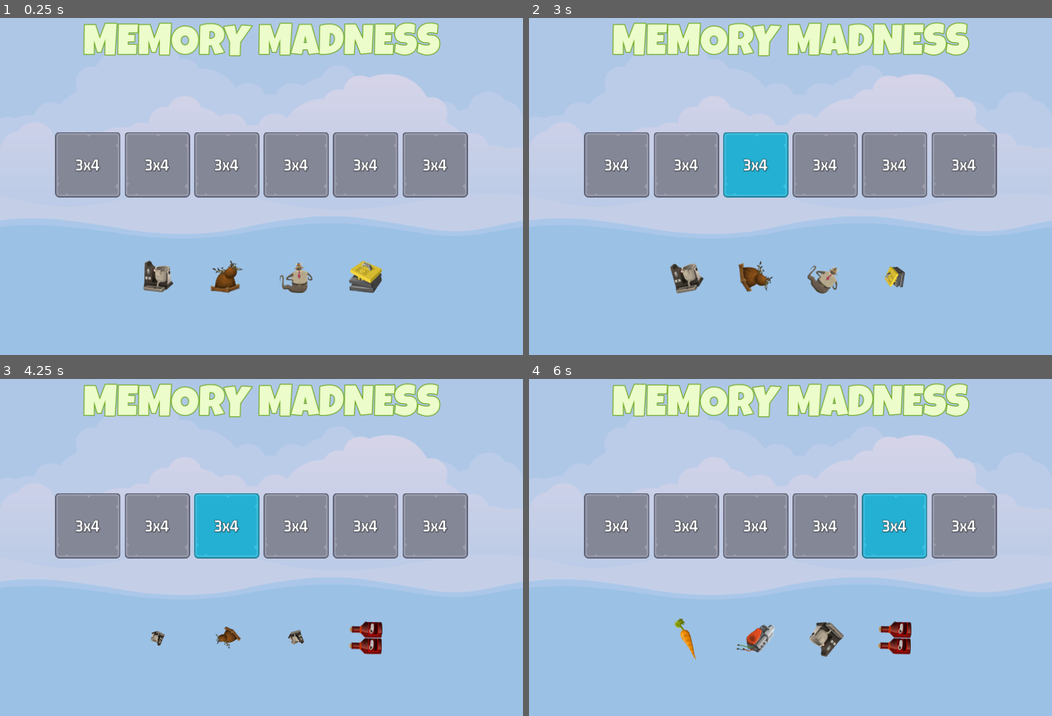
Above: before the commit, frames 1-4 (two rows, left to right).
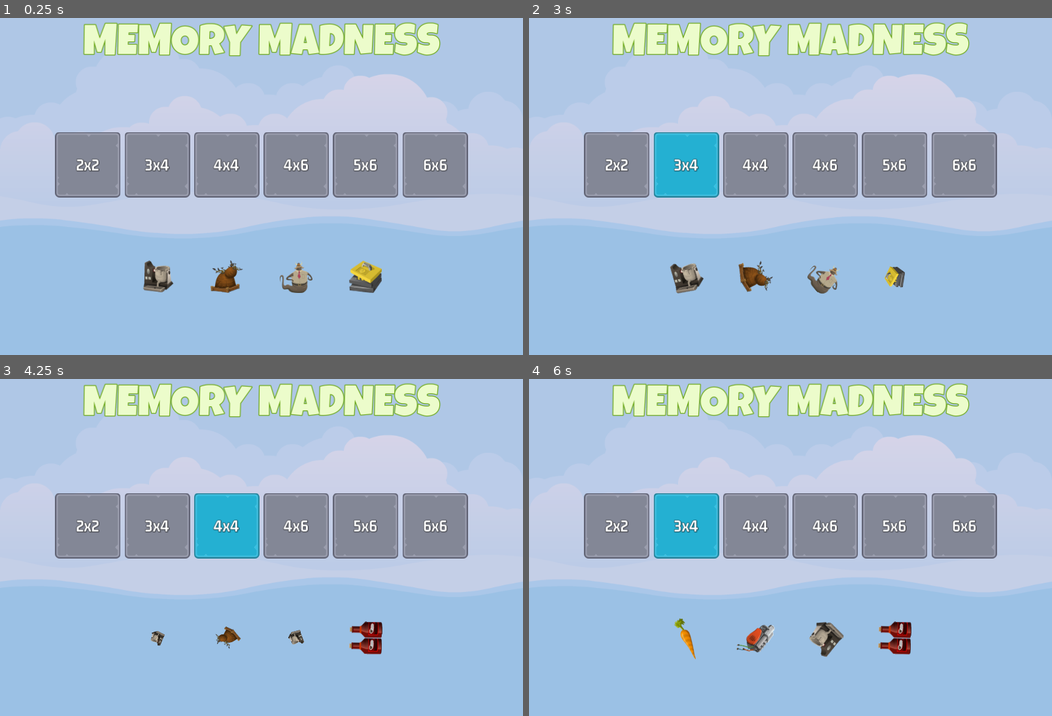
Above: after the commit, the same moments.

Repository: dizuane/godot-memory-madness
Game: Godot game, scene res://master_scene/master_scene.tscn
Same seed, same stepped clock (60 frames per second), same inputs: the game is played once before the commit and once after it.
Inputs (mouse positions are in pixels of both pictures, inside the frame that each line leads up to):
- Up to frame 1 (0.25 s): no input
- Up to frame 2 (3 s): click "3x4" at 0.5 s; click "3x4" (after the commit: "2x2") at 1.25 s; click "3x4" at 2 s; click "3x4" at 2.75 s
- Up to frame 3 (4.25 s): click (224, 527) at 3.5 s, where only the run after the commit has a clickable "4x4"
- Up to frame 4 (6 s): click "3x4" at 4.25 s; click (827, 527) at 5 s, where only the run after the commit has a clickable "4x6"; click "3x4" at 5.75 s

The runs differ from the first frame. In frame 1, 0.4% of the frame differs, in the area x 14-86%, y 41-46%; in frame 2, 5.1%; in frame 3, 0.5%; in frame 4, 5.1%, in the area x 14-86%, y 33-54%.

Commit message:
Setup game manager and sound manager

Diff:
--- a/level_button/level_button.gd
+++ b/level_button/level_button.gd
@@ -6,8 +6,13 @@
 var _level_number: int = 0
 
 func _ready():
-	label.text = "3x4"
+	pass
+
+func set_level_number(level_num: int) -> void:
+	_level_number = level_num
+	var l_data = GameManager.LEVELS[_level_number]
+	label.text = "%sx%s" % [ l_data.rows, l_data.cols ]
 
 
-func _process(delta):
-	pass
+func _on_pressed():
+	SoundManager.play_button_click(sound)
--- a/level_button/level_button.tscn
+++ b/level_button/level_button.tscn
@@ -37,3 +37,5 @@
 vertical_alignment = 1
 
 [node name="Sound" type="AudioStreamPlayer" parent="."]
+
+[connection signal="pressed" from="." to="." method="_on_pressed"]
--- /dev/null
+++ b/main_screen/main_screen.gd
@@ -0,0 +1,17 @@
+extends Control
+
+@export var level_button_scene: PackedScene
+
+@onready var hb_levels = $VB/HBLevels
+
+func _ready():
+	setup_grid()
+
+func create_level_button(ln: int) -> void:
+	var new_lb = level_button_scene.instantiate()
+	hb_levels.add_child(new_lb)
+	new_lb.set_level_number(ln)
+
+func setup_grid() -> void:
+	for level in GameManager.LEVELS:
+		create_level_button(level)
--- a/main_screen/main_screen.tscn
+++ b/main_screen/main_screen.tscn
@@ -1,6 +1,7 @@
-[gd_scene load_steps=5 format=3 uid="uid://tf4qgd3ma5st"]
+[gd_scene load_steps=6 format=3 uid="uid://tf4qgd3ma5st"]
 
 [ext_resource type="FontFile" uid="uid://c1spd1hq07gr6" path="res://assets/fonts/LuckiestGuy-Regular.ttf" id="1_6o4d6"]
+[ext_resource type="Script" path="res://main_screen/main_screen.gd" id="1_hpqna"]
 [ext_resource type="PackedScene" uid="uid://ptnffrtxc6gk" path="res://level_button/level_button.tscn" id="2_7uxkd"]
 [ext_resource type="PackedScene" uid="uid://c5ko5gijwhipd" path="res://front_sprite/front_sprite.tscn" id="2_nkvbq"]
 
@@ -18,6 +19,8 @@
 anchor_bottom = 1.0
 grow_horizontal = 2
 grow_vertical = 2
+script = ExtResource("1_hpqna")
+level_button_scene = ExtResource("2_7uxkd")
 
 [node name="ColorRect" type="ColorRect" parent="."]
 layout_mode = 1
@@ -56,24 +59,6 @@
 size_flags_horizontal = 4
 theme_override_constants/separation = 8
 
-[node name="LevelButton" parent="VB/HBLevels" instance=ExtResource("2_7uxkd")]
-layout_mode = 2
-
-[node name="LevelButton2" parent="VB/HBLevels" instance=ExtResource("2_7uxkd")]
-layout_mode = 2
-
-[node name="LevelButton3" parent="VB/HBLevels" instance=ExtResource("2_7uxkd")]
-layout_mode = 2
-
-[node name="LevelButton4" parent="VB/HBLevels" instance=ExtResource("2_7uxkd")]
-layout_mode = 2
-
-[node name="LevelButton5" parent="VB/HBLevels" instance=ExtResource("2_7uxkd")]
-layout_mode = 2
-
-[node name="LevelButton6" parent="VB/HBLevels" instance=ExtResource("2_7uxkd")]
-layout_mode = 2
-
 [node name="Spacer2" type="Control" parent="VB"]
 layout_mode = 2
 size_flags_vertical = 3
--- a/project.godot
+++ b/project.godot
@@ -18,6 +18,8 @@
 [autoload]
 
 ImageManager="*res://singletons/image_manager.gd"
+SoundManager="*res://singletons/sound_manager.gd"
+GameManager="*res://singletons/game_manager.gd"
 
 [display]
 
--- /dev/null
+++ b/singletons/game_manager.gd
@@ -0,0 +1,10 @@
+extends Node
+
+const LEVELS: Dictionary = {
+	1: { "rows": 2, "cols": 2 },
+	2: { "rows": 3, "cols": 4 },
+	3: { "rows": 4, "cols": 4 },
+	4: { "rows": 4, "cols": 6 },
+	5: { "rows": 5, "cols": 6 },
+	6: { "rows": 6, "cols": 6 }
+}
--- /dev/null
+++ b/singletons/sound_manager.gd
@@ -0,0 +1,29 @@
+extends Node
+
+const SOUND_MAIN_MENU = "main"
+const SOUND_IN_GAME = "ingame"
+const SOUND_SUCCESS = "success"
+const SOUND_GAME_OVER = "gameover"
+const SOUND_SELECT_TILE = "tile"
+const SOUND_SELECT_BUTTON = "button"
+
+
+const SOUNDS = {
+	SOUND_MAIN_MENU: preload("res://assets/sounds/bgm_action_3.mp3"),
+	SOUND_IN_GAME: preload("res://assets/sounds/bgm_action_4.mp3"),
+	SOUND_SUCCESS: preload("res://assets/sounds/sfx_sounds_fanfare3.wav"),
+	SOUND_GAME_OVER: preload("res://assets/sounds/sfx_sounds_powerup12.wav"),
+	SOUND_SELECT_TILE: preload("res://assets/sounds/sfx_sounds_impact1.wav"),
+	SOUND_SELECT_BUTTON: preload("res://assets/sounds/sfx_sounds_impact7.wav")
+}
+
+func play_sound(player: AudioStreamPlayer, key: String) -> void:
+	if !SOUNDS.has(key):
+		return
+
+	player.stop()
+	player.stream = SOUNDS[key]
+	player.play()
+
+func play_button_click(player: AudioStreamPlayer) -> void:
+	play_sound(player, SOUND_SELECT_BUTTON)
